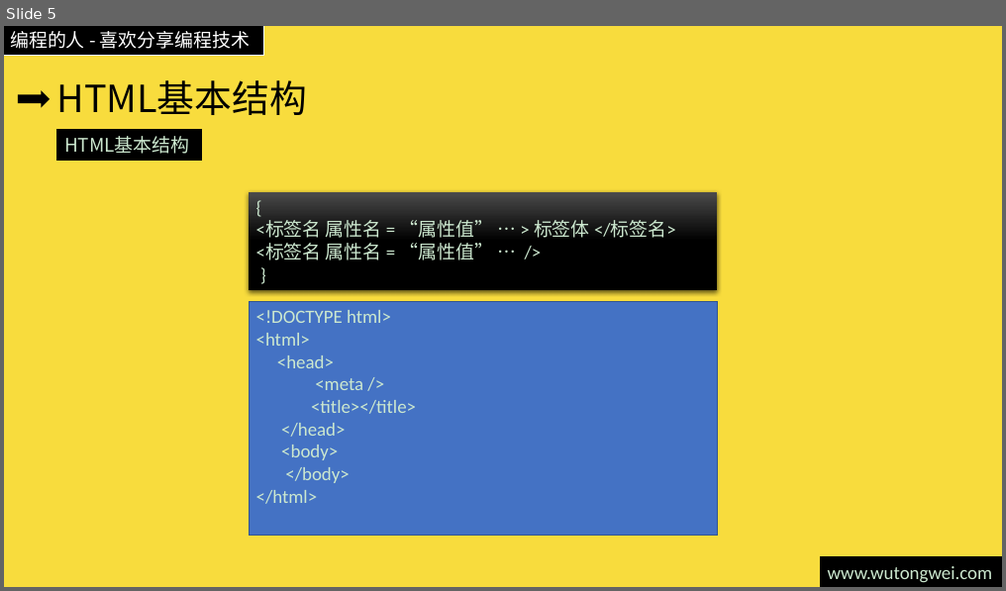
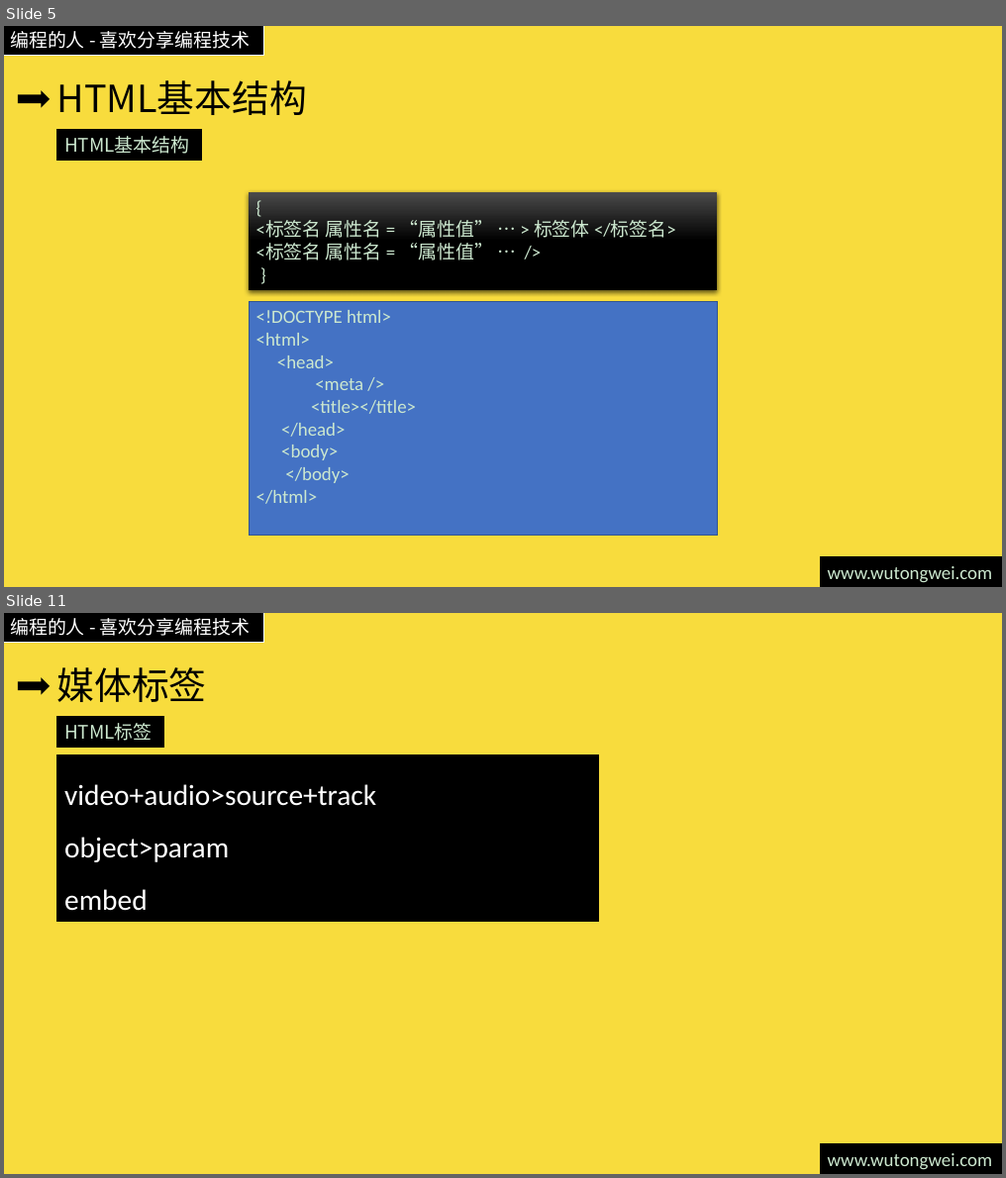
Before and after one commit to willculture/training, a slide deck: ppt/front-end/HTML5.pptx. Shown one above the other, each under a label of ours: slide 5 before the commit, slides 5 and 11 after it; the slides between them are not shown. The pictures are 1006x591 and 1006x1178 pixels, drawn with LibreOffice and Linux fonts; fonts in the diff are those of the drawing. Boxes give left, top, right and bottom in pixels: in the first picture for what was removed or moved away, otherwise in the second. Text is boxed around its words. In the diff, an @@ line names an element or a change of style, - is before the commit and + after.

Commit message:
更新html5需要学习标签

```diff
--- a/ppt/front-end/HTML5.pptx
+++ b/ppt/front-end/HTML5.pptx
@@ slide 11 added at bbox=[4, 613, 1002, 1174], background #F8DC3D; not listed: 3 template elements that a slide beside it also shows @@
@@ title added at bbox=[56, 667, 206, 702], 36 pt, text #000000 @@
+媒体标签
@@ rectangle added at bbox=[57, 716, 163, 747], fill #000000, outline #000000 1 pt, 18 pt, text #CCE8CF @@
+HTML标签
@@ rectangle added at bbox=[57, 756, 598, 922], fill #000000, outline #000000 1 pt, 28 pt, text #CCE8CF @@
+video+audio>source+track
+object>param
+embed
```
Also in this commit, not shown: 1 slide changed, 9 other slides added.
